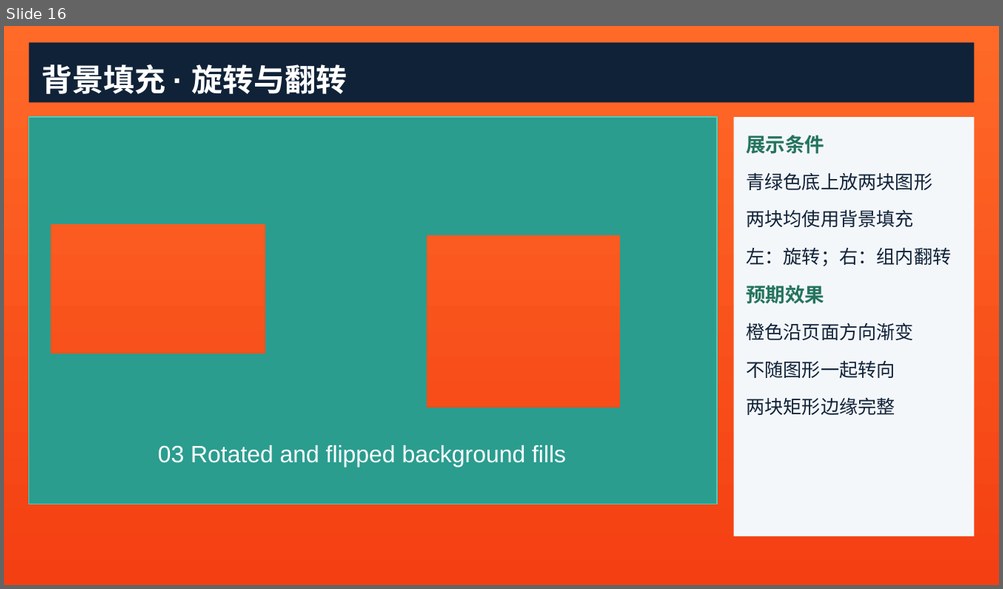
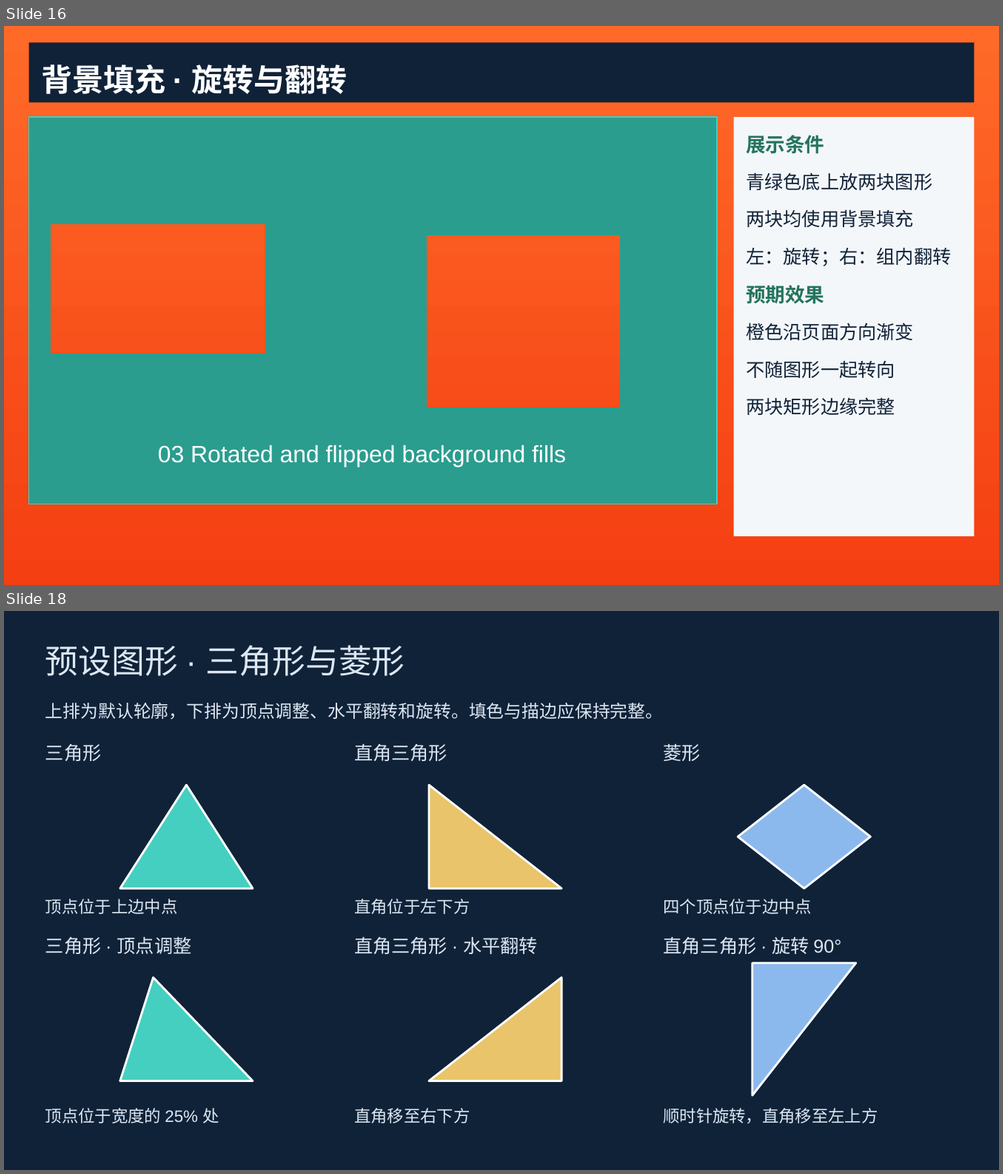
Before and after one commit to donglua/JZOfficeAndroid, a slide deck: demo/src/main/assets/samples/sample.pptx. Shown one above the other, each under a label of ours: slide 16 before the commit, slides 16 and 18 after it; the slides between them are not shown. The pictures are 1003x589 and 1003x1174 pixels, drawn with LibreOffice and Linux fonts; fonts in the diff are those of the drawing. Boxes give left, top, right and bottom in pixels: in the first picture for what was removed or moved away, otherwise in the second. Text is boxed around its words. In the diff, an @@ line names an element or a change of style, - is before the commit and + after.

```diff
--- a/demo/src/main/assets/samples/sample.pptx
+++ b/demo/src/main/assets/samples/sample.pptx
@@ slide 18 added at box(4, 611, 999, 1170), background #102238 @@
@@ group added at box(45, 645, 877, 1124): 14 texts, 3 right triangles, 2 triangles, 1 diamond @@
+预设图形 · 三角形与菱形
+上排为默认轮廓，下排为顶点调整、水平翻转和旋转。填色与描边应保持完整。
+三角形
+顶点位于上边中点
+直角三角形
+直角位于左下方
+菱形
+四个顶点位于边中点
+三角形 · 顶点调整
+顶点位于宽度的 25% 处
+直角三角形 · 水平翻转
+直角移至右下方
+直角三角形 · 旋转 90°
+顺时针旋转，直角移至左上方
```
Also in this commit, not shown: 1 slide changed, 1 other slide added, 12 other files.
